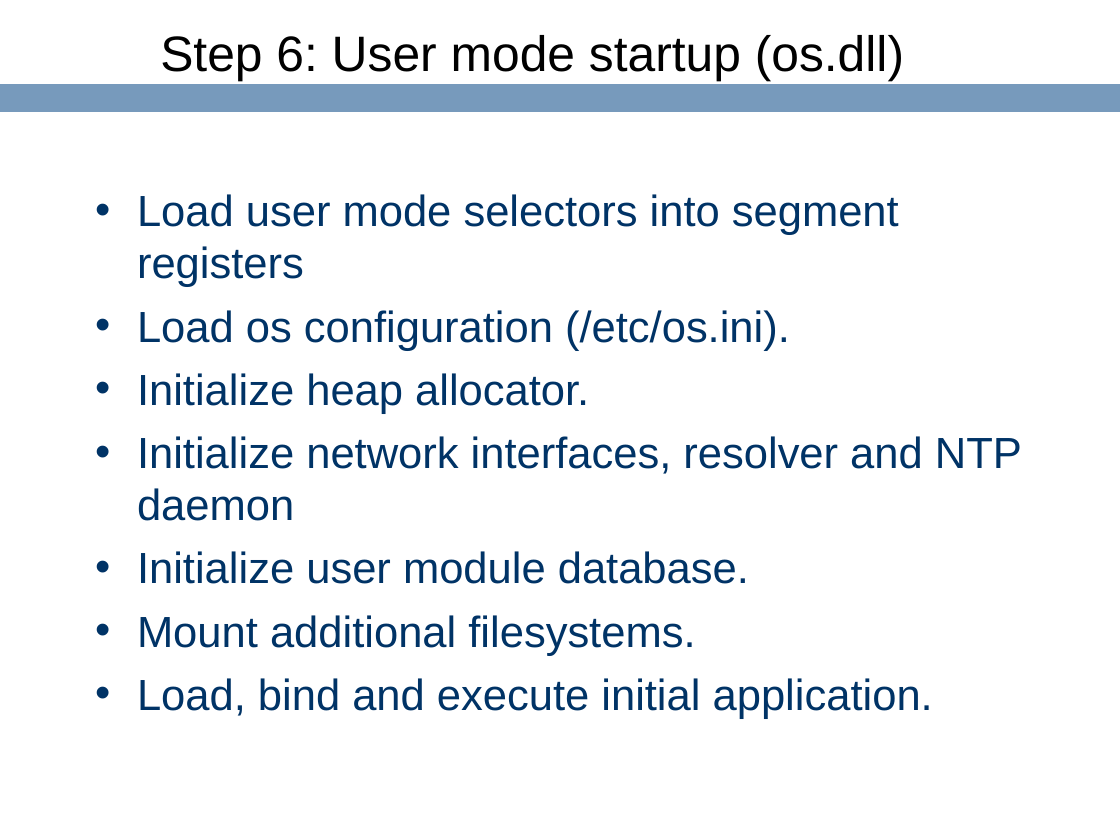
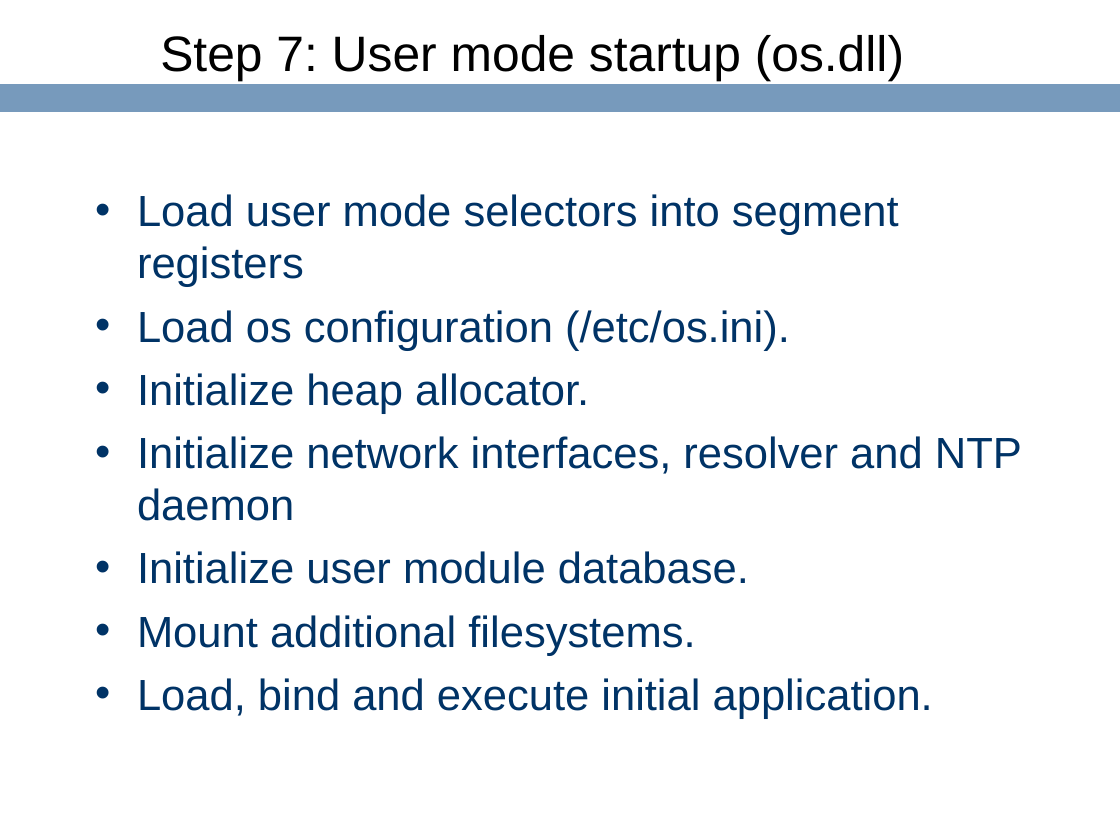
Before and after one commit to ringgaard/sanos, a slide deck: slide 23 of doc/sanostech.ppt (slide 22 before the commit). Drawn at 1120x840 pixels with LibreOffice and Linux fonts; fonts in the diff are those of the drawing; background and template pictures are left out. Boxes give left, top, right and bottom in pixels: in the first picture for what was removed or moved away, otherwise in the second. Text is boxed around its words. In the diff, an @@ line names an element or a change of style, - is before the commit and + after.

```diff
--- a/doc/sanostech.ppt
+++ b/doc/sanostech.ppt
@@ title at (160, 35, 904, 81): text changed @@
-Step 6: User mode startup (os.dll)
+Step 7: User mode startup (os.dll)
```
Also in this commit, not shown: 7 other slides changed, 1 slide added.
